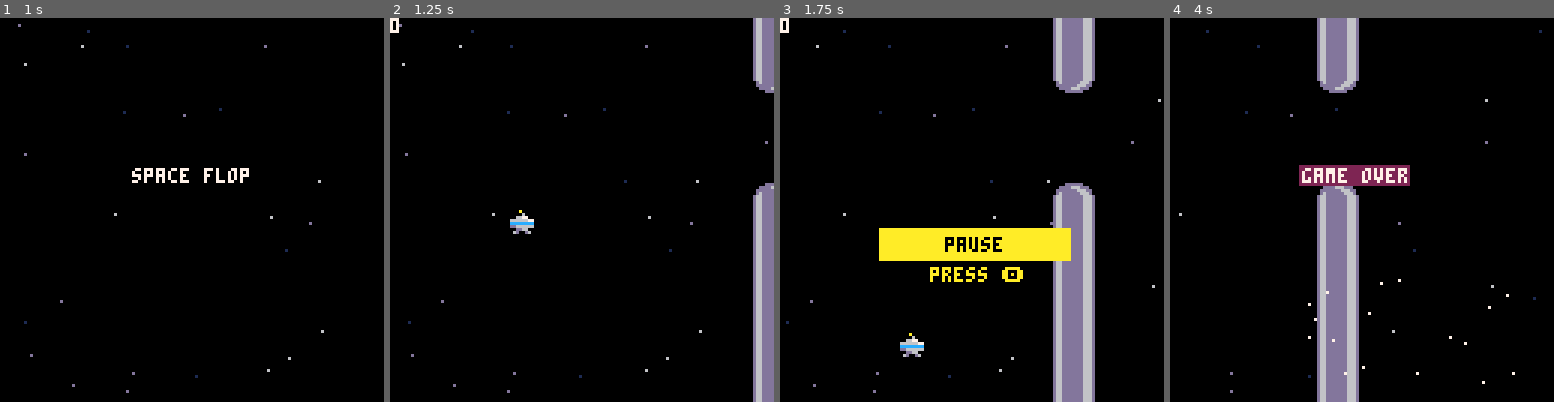
Above: before the commit, frames 1-4 (left to right).
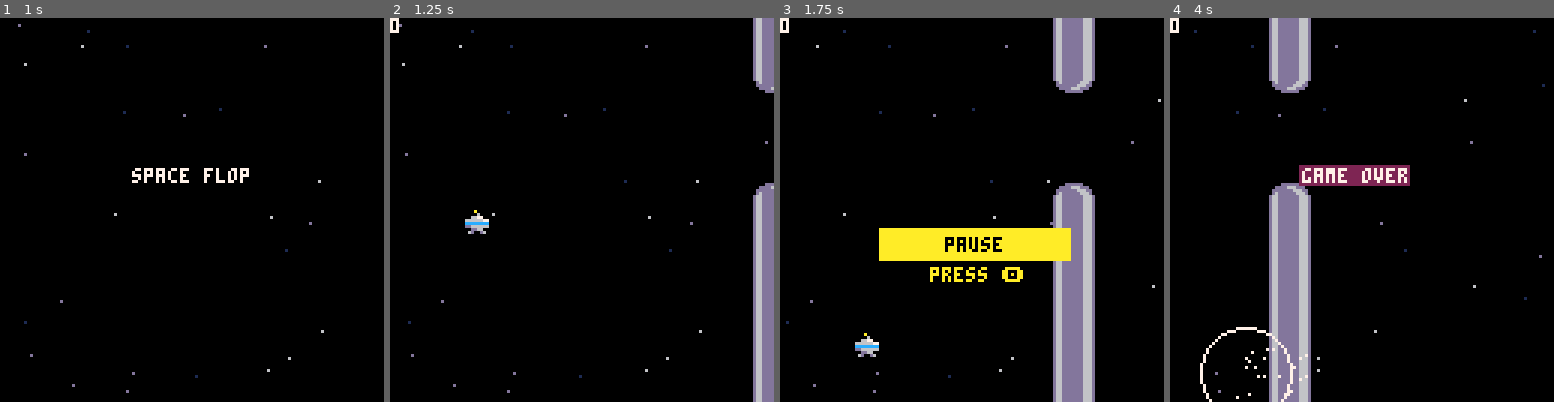
Above: after the commit, the same moments.

Repository: Yragael2078/space-flop
Game: PICO-8 cartridge space_flop.p8
Same seed, same stepped clock (60 frames per second), same inputs: the game is played once before the commit and once after it.
Inputs:
- Up to frame 1 (1 s): tap X (X key) at 0.33 s; tap O (Z key) at 0.7 s
- Up to frame 2 (1.25 s): tap X (X key) at 1.07 s
- Up to frame 3 (1.75 s): tap O (Z key) at 1.7 s
- Up to frame 4 (4 s): tap X (X key) at 1.85, 2.97 s; tap O (Z key) every 0.4 s from 2.1 to 3.7 s

Frame 1 is identical in both runs. In frame 2, 0.5% of the frame differs, in the area x 19-38%, y 50-57%; in frame 3, 0.5%; in frame 4, 17%, in the area x 0-98%, y 0-100%.

Commit message:
Fix score and initial position
- Update score only when post is realy passed
- Add score to game over screen
- Set initial position more on the left

Diff:
--- a/space_flop.p8
+++ b/space_flop.p8
@@ -8,7 +8,7 @@
  gravity=0.8
  boost=12
  speed=2
- xpos=40
+ xpos=25
  star_density=0.002
  sound=true
  t=0
@@ -101,6 +101,8 @@
   draw_particules()
   rectfill(43,49,79,55,2)
   print("game over",44,50,7)
+  -- print("your score: "..score, 30, 60, 7)
+  draw_score()
   if blockout-t<=0 then
    rectfill(21,69,101,75,0)
    print("press ❎ to continue",22,70,7)
@@ -319,7 +321,7 @@
 -- logic --
 
 function check_pass()
- if pass==false and saucer.x>gap.xpos then
+ if pass==false and saucer.x>gap.xpos+16 then
   pass=true
   score+=1
  end
